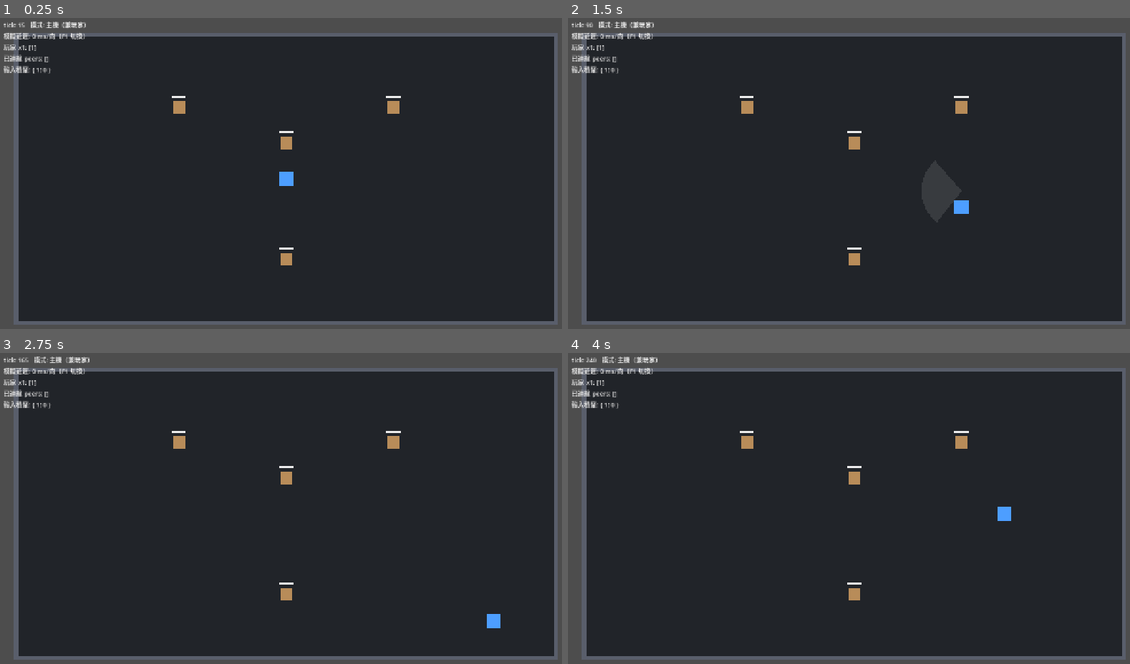
Above: before the commit, frames 1-4 (two rows, left to right).
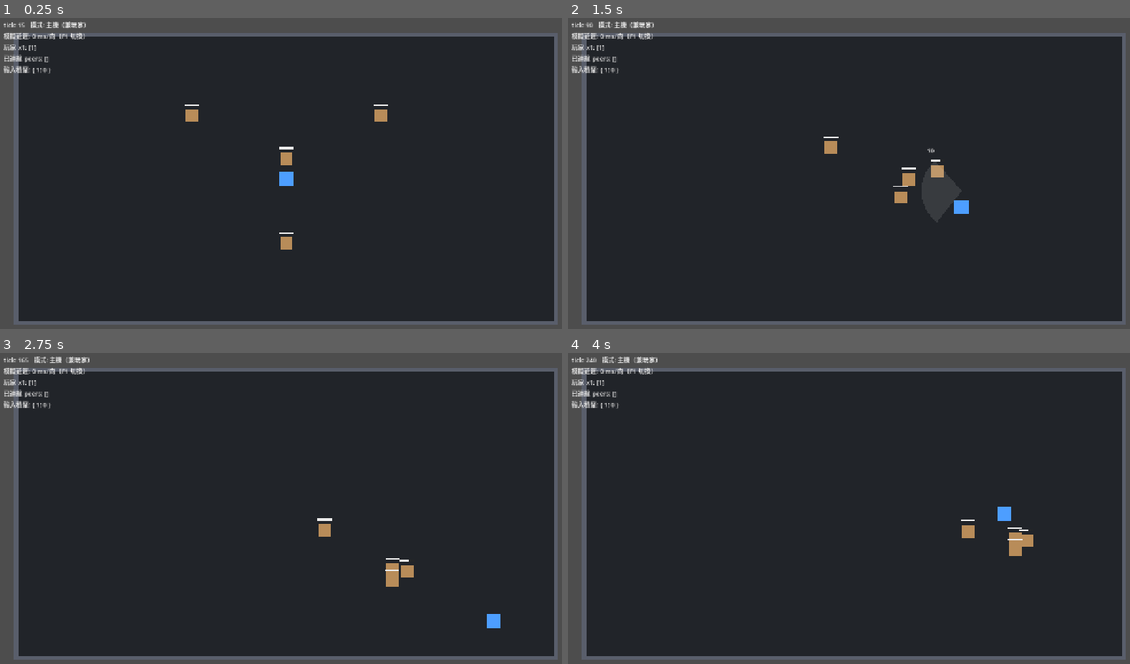
Above: after the commit, the same moments.

Repository: dijkstra1115/Rogue
Game: Godot game, scene res://scenes/arena.tscn
Two runs of this game, one before a commit and one after it. Both use one fixed random seed, a clock stepped at 60 frames per second and the inputs below. This scene is started directly instead of the project's main scene.
Inputs (mouse positions are in pixels of both pictures, inside the frame that each line leads up to):
- Up to frame 1 (0.25 s): no input
- Up to frame 2 (1.5 s): move the mouse to (978, 164) at 0.52 s; hold D (move_right) 0.53-1.28 s; hold E (interact) 0.53-1.28 s; move the mouse to (742, 195) at 1.27 s; hold S (move_down) from 1.28 s (still down); click (742, 195) at 1.35 s
- Up to frame 3 (2.75 s): move the mouse to (342, 443) at 2.02 s; release S (move_down) at 2.03 s; hold D (move_right) from 2.03 s (still down); hold Right mouse button (secondary) from 2.03 s (still down)
- Up to frame 4 (4 s): move the mouse to (826, 576) at 2.77 s; release D (move_right) at 2.78 s; release Right mouse button (secondary) at 2.78 s; hold W (move_up) 2.78-3.53 s; tap Q (special) at 2.85 s; move the mouse to (1028, 561) at 3.52 s; hold A (move_left) from 3.53 s (still down); hold Space (utility) from 3.53 s (still down)

The runs differ from the first frame. In frame 1, 0.8% of the frame differs, in the area x 30-72%, y 25-80%; in frame 2, 0.8%; in frame 3, 0.8%; in frame 4, 0.8%.

Commit message:
M2 步驟 3：敵人追擊 AI
- sim/enemy_sim.gd：追最近玩家（不衝過頭、停止距離內站定）、
  O(n²) 分離推開、邊界夾持——純函式
- game_world：每 tick 模擬所有敵人；敵人速度 140（玩家 320，走位能拉開）
- 客戶端敵人渲染改吃 100ms 插值（與遠端玩家同一套 RemoteInterpolation）
- tests/test_enemy_sim.gd：追擊步長/停止/分離/邊界 6 項

Co-Authored-By: Claude Fable 5 <noreply@anthropic.com>

Diff:
--- /dev/null
+++ b/sim/enemy_sim.gd
@@ -0,0 +1,52 @@
+## 敵人移動模擬（M2 步驟 3）——純函式，只在伺服器執行。
+##
+## 追擊規則：朝目標直線移動，進入停止距離就站定（攻擊是步驟 4 的事）。
+## 敵人速度刻意比玩家慢（140 vs 320）：前期「靠走位躲」的前提是跑得掉。
+class_name EnemySim
+extends RefCounted
+
+## 追擊速度（像素/秒）。之後不同敵種會有各自的值，放進敵人狀態。
+const CHASE_SPEED := 140.0
+
+## 距離目標多近就停下（貼臉距離，攻擊判定的預設起手範圍）
+const STOP_RANGE := 30.0
+
+## 敵人彼此間的最小距離（避免全部疊成一點）
+const SEPARATION_DIST := 26.0
+
+
+## 朝目標追一個 tick。不會衝過頭：最多走到停止距離的邊上。
+static func simulate_chase(
+	pos: Vector2, target: Vector2, speed: float, stop_range: float, bounds: Rect2
+) -> Vector2:
+	var to_target := target - pos
+	var distance := to_target.length()
+	if distance <= stop_range:
+		return pos
+	var step_length := minf(speed * PlayerSim.TICK_DELTA, distance - stop_range)
+	var new_pos := pos + to_target / distance * step_length
+	return _clamp_to_bounds(new_pos, bounds)
+
+
+## 分離：太近的敵人互相推開（各退一半重疊量）。O(n²)，敵人數量大時再優化。
+## 只在伺服器跑，Dictionary 的插入序迭代是確定性的。
+static func apply_separation(states: Dictionary, min_dist: float, bounds: Rect2) -> void:
+	var ids: Array = states.keys()
+	for i in range(ids.size()):
+		for j in range(i + 1, ids.size()):
+			var a: Dictionary = states[ids[i]]
+			var b: Dictionary = states[ids[j]]
+			var delta: Vector2 = b.pos - a.pos
+			var distance := delta.length()
+			if distance >= min_dist:
+				continue
+			# 完全重疊時給一個固定方向，避免除以零
+			var push := Vector2.RIGHT if distance < 0.001 else delta / distance
+			var amount := (min_dist - distance) * 0.5
+			a.pos = _clamp_to_bounds(a.pos - push * amount, bounds)
+			b.pos = _clamp_to_bounds(b.pos + push * amount, bounds)
+
+
+static func _clamp_to_bounds(pos: Vector2, bounds: Rect2) -> Vector2:
+	var half := Vector2.ONE * 14.0   # 敵人方塊 28x28 的一半
+	return pos.clamp(bounds.position + half, bounds.end - half)
--- a/sim/game_world.gd
+++ b/sim/game_world.gd
@@ -15,9 +15,9 @@
 const PLAYER_SCENE := preload("res://scenes/player.tscn")
 const ENEMY_SCENE := preload("res://scenes/enemy.tscn")
 
-## 站樁靶的血量與擺放位置（步驟 3 起改由生成器與 AI 接手）
-const DUMMY_HP := 30.0
-const DUMMY_POSITIONS: Array[Vector2] = [
+## 測試用敵人的血量與出生位置（M4 換成吃難度值的生成器）
+const ENEMY_HP := 30.0
+const ENEMY_SPAWN_POSITIONS: Array[Vector2] = [
 	Vector2(640, 280), Vector2(400, 200), Vector2(880, 200), Vector2(640, 540),
 ]
 
@@ -90,9 +90,9 @@
 		net.peer_left.connect(_on_peer_left)
 		for peer_id in multiplayer.get_peers():
 			_spawn_player(peer_id)
-		# 步驟 2：先擺幾隻站樁靶練刀（步驟 3 起換成 AI 敵人）
-		for dummy_pos in DUMMY_POSITIONS:
-			_spawn_enemy("dummy", dummy_pos)
+		# 擺幾隻追擊型敵人（M4 換成吃難度值的生成器）
+		for spawn_pos in ENEMY_SPAWN_POSITIONS:
+			_spawn_enemy("chaser", spawn_pos)
 	else:
 		# 客戶端：伺服器斷線就回主選單
 		net.server_lost.connect(_on_server_lost)
@@ -153,8 +153,36 @@
 			_process_abilities(peer_id, state, frame, tick)
 			applied += 1
 
+	_simulate_enemies(tick)
 	_broadcast_state(tick)
 	_flush_events()
+
+
+## 伺服器：敵人 AI——追最近的玩家，彼此保持距離。
+func _simulate_enemies(_tick: int) -> void:
+	if player_states.is_empty():
+		return
+	for enemy_id: int in enemy_states:
+		var enemy: Dictionary = enemy_states[enemy_id]
+		enemy.pos = EnemySim.simulate_chase(
+			enemy.pos,
+			_nearest_player_pos(enemy.pos),
+			enemy.move_speed,
+			EnemySim.STOP_RANGE,
+			ARENA_BOUNDS
+		)
+	EnemySim.apply_separation(enemy_states, EnemySim.SEPARATION_DIST, ARENA_BOUNDS)
+
+
+func _nearest_player_pos(from_pos: Vector2) -> Vector2:
+	var best_pos := Vector2.ZERO
+	var best_dist := INF
+	for peer_id: int in player_states:
+		var dist: float = player_states[peer_id].pos.distance_squared_to(from_pos)
+		if dist < best_dist:
+			best_dist = dist
+			best_pos = player_states[peer_id].pos
+	return best_pos
 
 
 ## 伺服器：依輸入觸發技能（攻擊不做客戶端預測，權威只在這裡）。
@@ -302,6 +330,8 @@
 		enemy.pos = data.p
 		enemy.hp = data.h
 		enemy.max_hp = data.m
+		if enemy.has("interp"):
+			enemy.interp.push_state(last_server_state_tick, data.p)
 	for enemy_id: int in enemy_states.keys():
 		if not enemy_data.has(enemy_id):
 			_despawn_enemy(enemy_id)
@@ -347,8 +377,8 @@
 	_create_enemy_entry(enemy_id, pos)
 	var enemy: Dictionary = enemy_states[enemy_id]
 	enemy.kind = kind
-	enemy.hp = DUMMY_HP
-	enemy.max_hp = DUMMY_HP
+	enemy.hp = ENEMY_HP
+	enemy.max_hp = ENEMY_HP
 	return enemy_id
 
 
@@ -359,11 +389,15 @@
 	add_child(node)
 	enemy_states[enemy_id] = {
 		"pos": pos,
-		"hp": DUMMY_HP,
-		"max_hp": DUMMY_HP,
-		"kind": "dummy",
+		"hp": ENEMY_HP,
+		"max_hp": ENEMY_HP,
+		"kind": "chaser",
+		"move_speed": EnemySim.CHASE_SPEED,   # 屬性放狀態裡，之後可被難度/敵種改寫
 	}
 	enemy_nodes[enemy_id] = node
+	# 客戶端：敵人會動了，渲染走 100ms 延遲插值（和遠端玩家同一套）
+	if not NetworkManager.instance.is_server():
+		enemy_states[enemy_id].interp = RemoteInterpolation.new()
 
 
 func _despawn_enemy(enemy_id: int) -> void:
@@ -441,9 +475,13 @@
 				render_pos += prediction.visual_error
 			node.position = render_pos
 
-	# 敵人：位置與血條（步驟 3 敵人會動之後，客戶端這裡改吃插值）
+	# 敵人：位置與血條。客戶端吃插值（同遠端玩家），伺服器直接抄權威位置。
 	for enemy_id: int in enemy_states:
 		var enemy: Dictionary = enemy_states[enemy_id]
 		var enemy_node: Node2D = enemy_nodes[enemy_id]
-		enemy_node.position = enemy.pos
+		if enemy.has("interp"):
+			var sampled: Variant = enemy.interp.sample(interp_render_tick + fraction)
+			enemy_node.position = sampled if sampled != null else enemy.pos
+		else:
+			enemy_node.position = enemy.pos
 		enemy_node.update_hp(enemy.hp / maxf(enemy.max_hp, 1.0))
--- /dev/null
+++ b/tests/test_enemy_sim.gd
@@ -0,0 +1,88 @@
+## M2 步驟 3 的 headless 測試：敵人追擊與分離。
+##
+## 執行方式（在專案根目錄）：
+##   .\Godot_v4.7.2-stable_win64_console.exe --headless --path . --script res://tests/test_enemy_sim.gd
+extends SceneTree
+
+## 預期執行的檢查總數（守門：腳本中途出錯時檢查數不足，不可誤判成全過）
+const EXPECTED_CHECKS := 6
+
+const BOUNDS := Rect2(40, 40, 1200, 640)
+
+var failed_count: int = 0
+var check_count: int = 0
+
+
+func _init() -> void:
+	_test_chase()
+	_test_stop_range()
+	_test_separation()
+
+	if check_count != EXPECTED_CHECKS:
+		print("FAIL: 只執行了 %d/%d 項檢查（腳本中途出錯？）" % [check_count, EXPECTED_CHECKS])
+		quit(1)
+	elif failed_count == 0:
+		print("PASS: 敵人模擬測試全部通過")
+		quit(0)
+	else:
+		print("FAIL: %d 項檢查失敗" % failed_count)
+		quit(1)
+
+
+## 追擊：每 tick 朝目標前進 speed/60，方向正確
+func _test_chase() -> void:
+	var pos := Vector2(100.0, 100.0)
+	var target := Vector2(500.0, 100.0)
+	var new_pos := EnemySim.simulate_chase(pos, target, 140.0, 30.0, BOUNDS)
+	var expected := Vector2(100.0 + 140.0 / 60.0, 100.0)
+	_check(new_pos.distance_to(expected) < 0.01, "每 tick 前進 speed/60 像素、方向正確")
+
+	# 追 600 tick（10 秒）必定到達停止距離邊上
+	for i in 600:
+		pos = EnemySim.simulate_chase(pos, target, 140.0, 30.0, BOUNDS)
+	_check(absf(pos.distance_to(target) - 30.0) < 0.01, "最終停在停止距離邊上，不會衝過頭")
+
+
+## 已在停止距離內：完全不動（不抖）
+func _test_stop_range() -> void:
+	var pos := Vector2(480.0, 100.0)
+	var target := Vector2(500.0, 100.0)   # 距離 20 < 30
+	var new_pos := EnemySim.simulate_chase(pos, target, 140.0, 30.0, BOUNDS)
+	_check(new_pos == pos, "停止距離內不移動")
+
+
+## 分離：重疊的兩隻被推開到最小距離；推不出邊界
+func _test_separation() -> void:
+	var states := {
+		1: {"pos": Vector2(300.0, 300.0)},
+		2: {"pos": Vector2(302.0, 300.0)},
+	}
+	EnemySim.apply_separation(states, 26.0, BOUNDS)
+	var dist: float = states[1].pos.distance_to(states[2].pos)
+	_check(absf(dist - 26.0) < 0.01, "被推開到恰好最小距離")
+
+	# 完全重疊也能分開（不除以零）
+	var overlap := {
+		1: {"pos": Vector2(300.0, 300.0)},
+		2: {"pos": Vector2(300.0, 300.0)},
+	}
+	EnemySim.apply_separation(overlap, 26.0, BOUNDS)
+	_check(overlap[1].pos.distance_to(overlap[2].pos) > 25.0, "完全重疊也能分開")
+
+	# 貼著牆分離不會被推出界（敵人半寬 14 → x 最小 54）
+	var corner := {
+		1: {"pos": Vector2(54.0, 300.0)},
+		2: {"pos": Vector2(55.0, 300.0)},
+	}
+	EnemySim.apply_separation(corner, 26.0, BOUNDS)
+	var min_x: float = minf(corner[1].pos.x, corner[2].pos.x)
+	_check(min_x >= 54.0, "分離不會推出邊界")
+
+
+func _check(ok: bool, what: String) -> void:
+	check_count += 1
+	if ok:
+		print("  ok - %s" % what)
+	else:
+		print("  FAILED - %s" % what)
+		failed_count += 1
Not shown, added: sim/enemy_sim.gd.uid
Not shown, added: tests/test_enemy_sim.gd.uid
